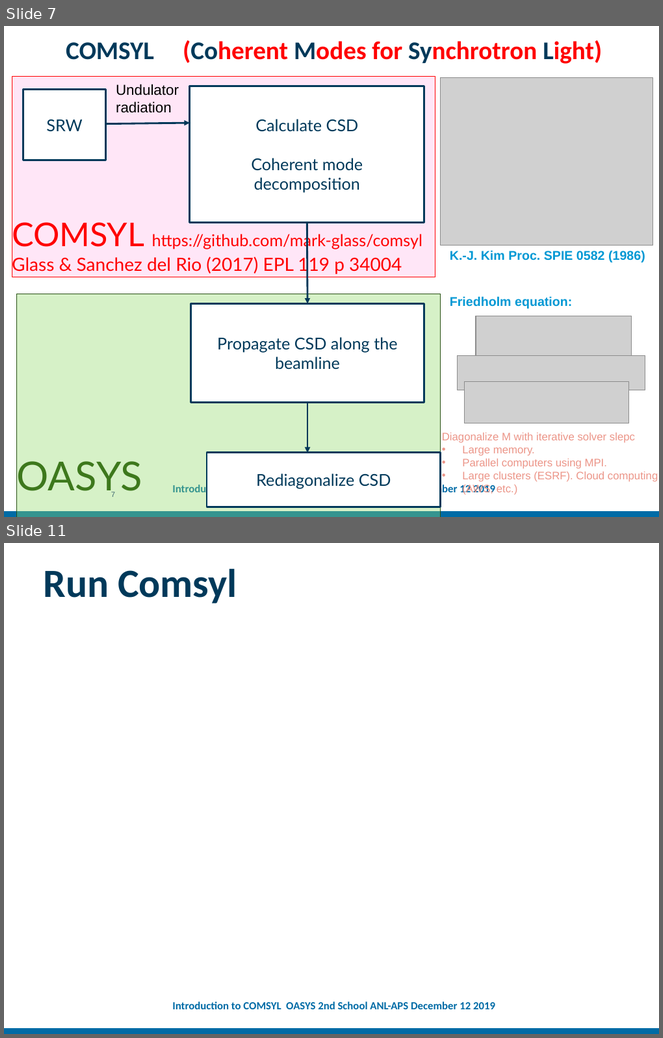
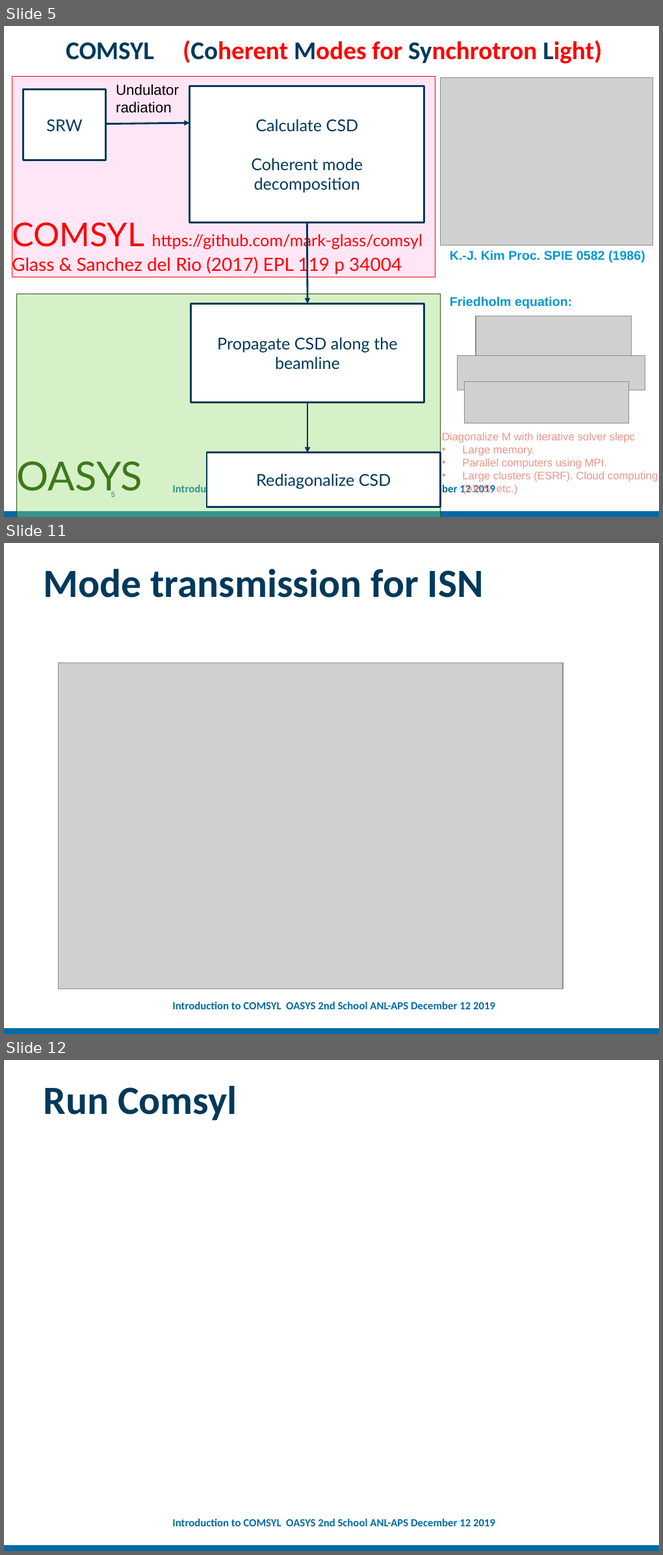
Before and after one commit to oasys-kit/oasys_school, a slide deck: second/slides/Introduction_to_COMSYL.pptx. Shown one above the other, each under a label of ours: slides 7 and 11 before the commit, slides 5, 11 and 12 after it; the slides between them are not shown. The pictures are 663x1038 and 663x1555 pixels, drawn with LibreOffice and Linux fonts; fonts in the diff are those of the drawing; grey boxes stand for pictures; background and template pictures are left out. Boxes give left, top, right and bottom in pixels: in the first picture for what was removed or moved away, otherwise in the second. Text is boxed around its words. In the diff, an @@ line names an element or a change of style, - is before the commit and + after.

```diff
--- a/second/slides/Introduction_to_COMSYL.pptx
+++ b/second/slides/Introduction_to_COMSYL.pptx
@@ slide 11 added at box(4, 543, 659, 1034), background #FFFFFF; not listed: 2 template elements that a slide beside it also shows @@
@@ title added at box(43, 568, 484, 598), 44 pt, text #00395A, bold @@
+Mode transmission for ISN
@@ picture added at box(59, 663, 563, 988) @@
@@ what was slide 7 is now slide 5 @@
@@ page number at box(111, 492, 115, 497): text changed @@
-7
+5
@@ what was slide 11 is now slide 12 @@
```
Also in this commit, not shown: 2 slides changed, 3 other slides added, 1 slide removed, 4 other files.
